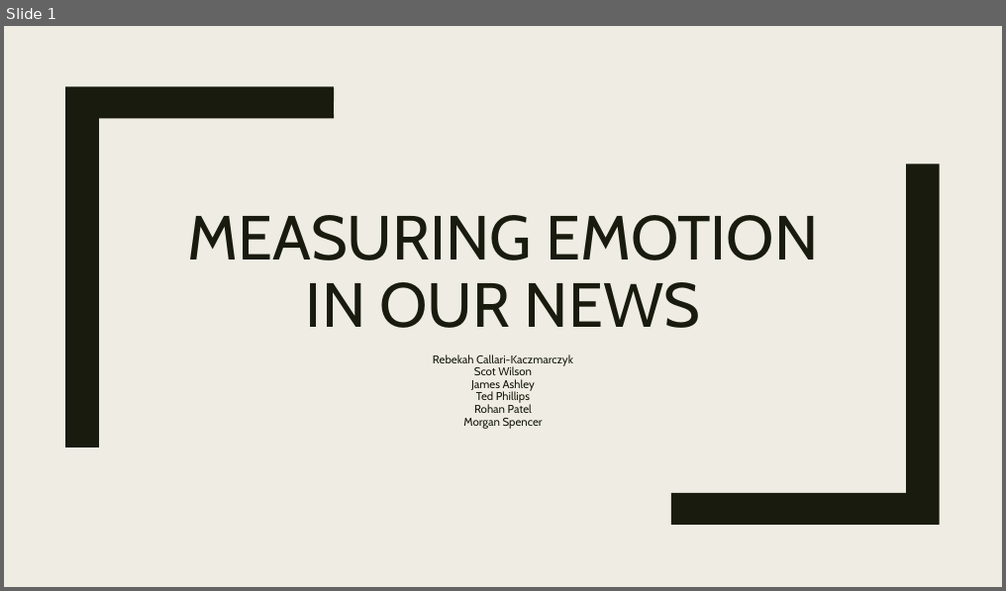
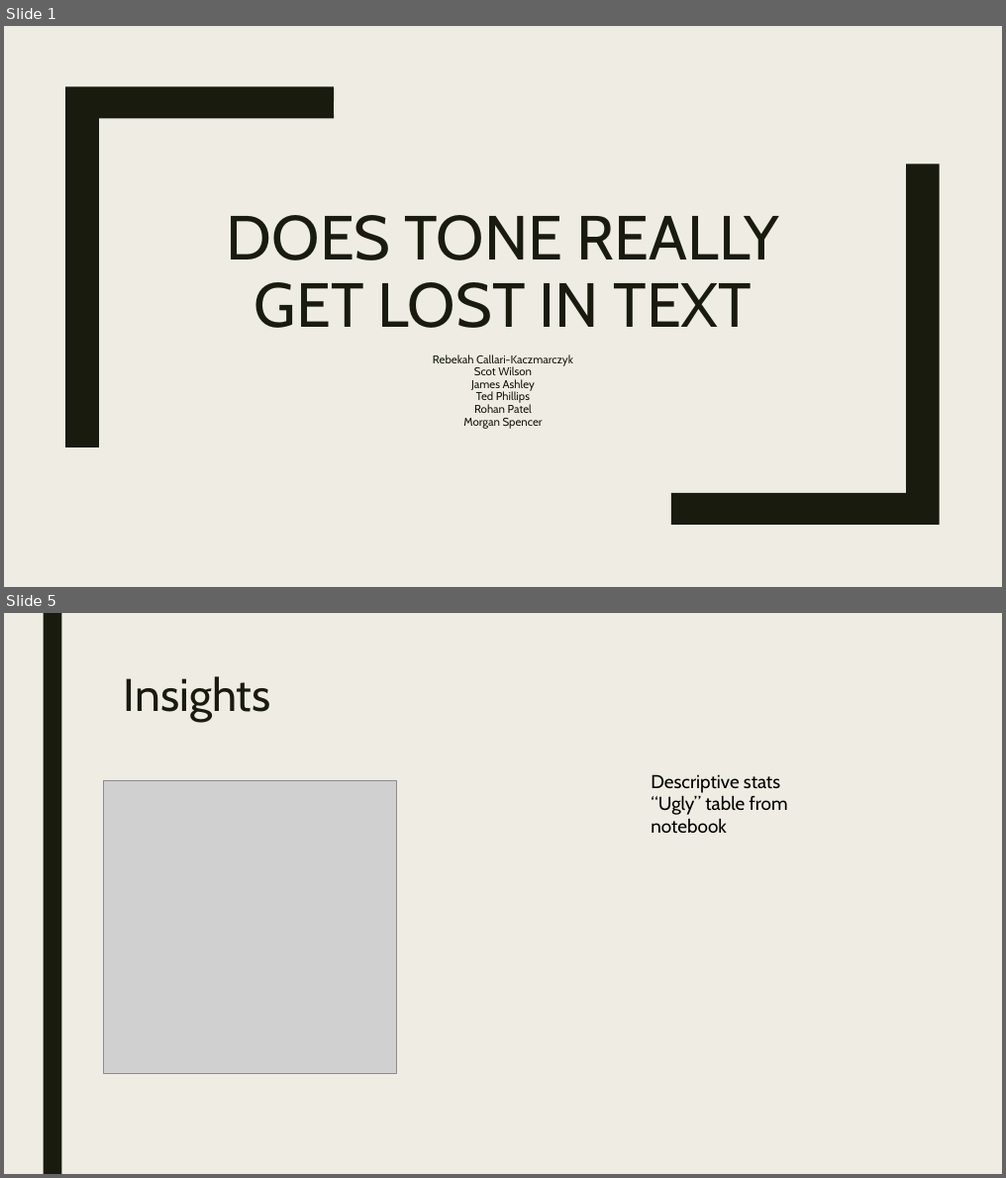
Before and after one commit to James-Ashley/sentiment_analysis, a slide deck: Group_project_deck.pptx. Shown one above the other, each under a label of ours: slide 1 before the commit, slides 1 and 5 after it; the slides between them are not shown. The pictures are 1006x591 and 1006x1178 pixels, drawn with LibreOffice and Linux fonts; fonts in the diff are those of the drawing; grey boxes stand for pictures; background and template pictures are left out. Boxes give left, top, right and bottom in pixels: in the first picture for what was removed or moved away, otherwise in the second. Text is boxed around its words. In the diff, an @@ line names an element or a change of style, - is before the commit and + after.

```diff
--- a/Group_project_deck.pptx
+++ b/Group_project_deck.pptx
@@ slide 5 added at (x1=4, y1=613, x2=1002, y2=1174), background #EFEDE3 @@
@@ rectangle added at (x1=43, y1=613, x2=61, y2=1174), fill #191B0E @@
@@ title added at (x1=124, y1=676, x2=271, y2=722), 44 pt, text #191B0E @@
+Insights
@@ picture added at (x1=104, y1=780, x2=397, y2=1074) @@
@@ text added at (x1=650, y1=774, x2=788, y2=834), 18 pt, text #000000 @@
+Descriptive stats
+“Ugly” table from notebook
@@ slide 1 changed as well @@
@@ rectangle added at (x1=4, y1=26, x2=1002, y2=586), fill #EFEDE3 at 92% opacity @@
@@ title at (x1=227, y1=215, x2=779, y2=328): text changed @@
-MEASURING EMOTION IN OUR NEWS
+DOES TONE REALLY GET LOST IN TEXT
```
Also in this commit, not shown: 3 other slides changed, 7 other slides added, 5 slides removed.
